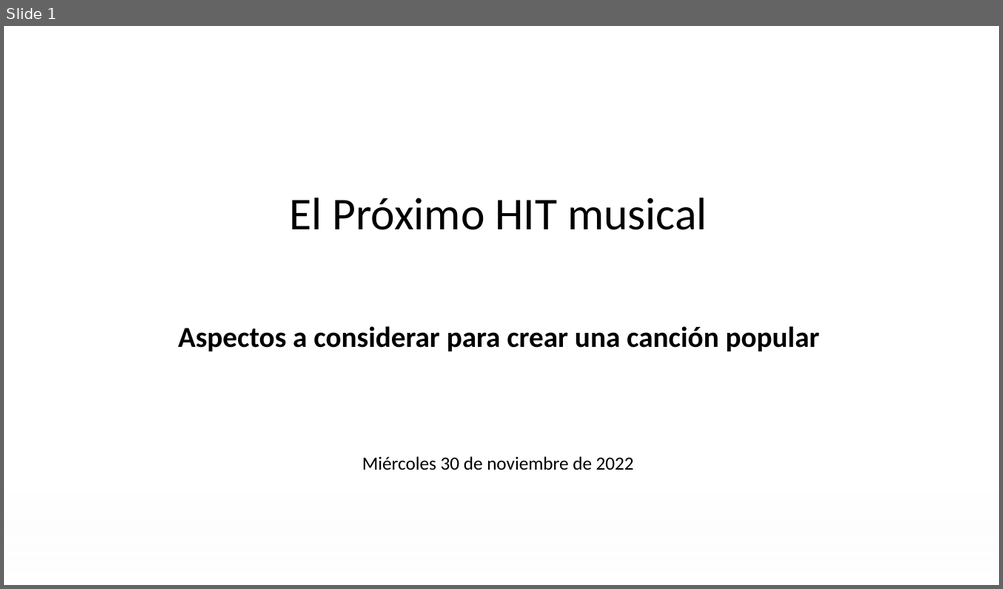
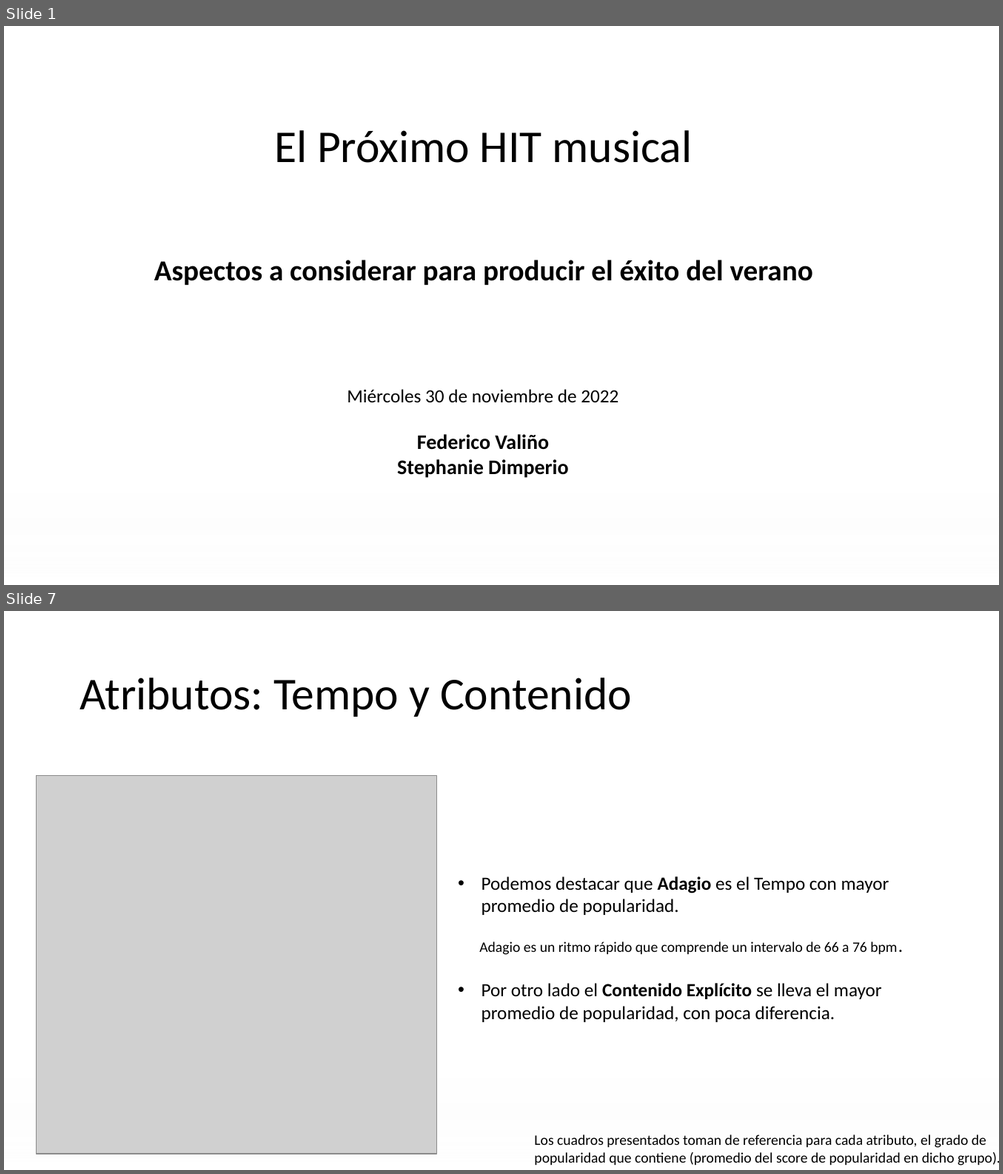
Before and after one commit to federicovalino/Summer_Song_BI, a slide deck: visualization/PresentaciónObligatorio.pptx. Shown one above the other, each under a label of ours: slide 1 before the commit, slides 1 and 7 after it; the slides between them are not shown. The pictures are 1003x589 and 1003x1174 pixels, drawn with LibreOffice and Linux fonts; fonts in the diff are those of the drawing; grey boxes stand for pictures; background and template pictures are left out. Boxes give left, top, right and bottom in pixels: in the first picture for what was removed or moved away, otherwise in the second. Text is boxed around its words. In the diff, an @@ line names an element or a change of style, - is before the commit and + after.

```diff
--- a/visualization/PresentaciónObligatorio.pptx
+++ b/visualization/PresentaciónObligatorio.pptx
@@ slide 7 added at [4, 611, 999, 1170], background picture (left out); not listed: 1 template element that a slide beside it also shows @@
@@ title added at [79, 678, 632, 717], 44 pt, text #000000 @@
+Atributos: Tempo y Contenido
@@ picture added at [36, 776, 437, 1155] @@
@@ text added at [479, 877, 896, 1022], 18 pt, text #000000 @@
+• Podemos destacar que Adagio es el Tempo con mayor promedio de popularidad.
+Adagio es un ritmo rápido que comprende un intervalo de 66 a 76 bpm.
+• Por otro lado el Contenido Explícito se lleva el mayor promedio de popularidad, con poca diferencia.
@@ text added at [534, 1135, 999, 1166], 14 pt, text #000000 @@
+Los cuadros presentados toman de referencia para cada atributo, el grado de popularidad que contiene (promedio del score de popularidad en dicho grupo).
@@ slide 1 changed as well @@
@@ text "El Próximo HIT musical": place and size @@
-text "El Próximo HIT musical" at [289, 198, 707, 230]
+text "El Próximo HIT musical" at [274, 130, 692, 163]
@@ text at [154, 260, 813, 285]: text changed @@
-Aspectos a considerar para crear una canción popular
+Aspectos a considerar para producir el éxito del verano
@@ text at [347, 389, 618, 478]: text changed; size 18 to 20 pt; bold on @@
-Miércoles 30 de noviembre de 2022
+Miércoles 30 de noviembre de 2022
+Federico Valiño
+Stephanie Dimperio
```
Also in this commit, not shown: 9 other slides added, 17 slides removed.
